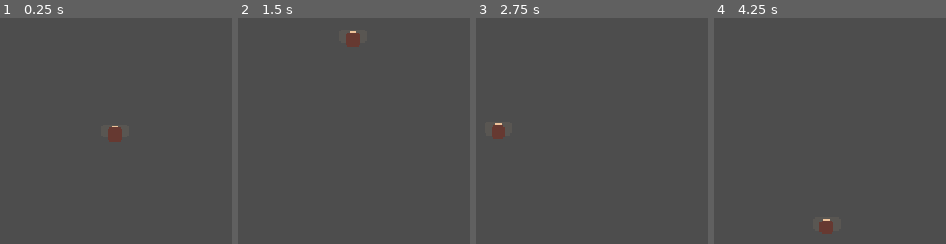
Above: before the commit, frames 1-4 (left to right).
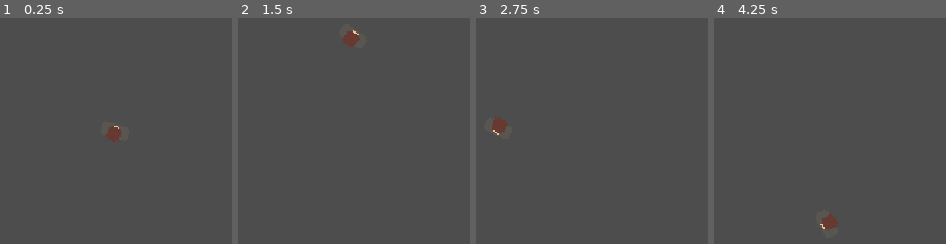
Above: after the commit, the same moments.

Repository: makryl-dev/Eleutheria
Game: Godot game, scene res://src/World/World.tscn
The game is run twice, just before and just after one commit, with the same random seed, the same clock (stepped at 60 frames per second) and the same inputs.
Inputs (mouse positions are in pixels of both pictures, inside the frame that each line leads up to):
- Up to frame 1 (0.25 s): no input
- Up to frame 2 (1.5 s): tap Enter at 0.5 s; move the mouse to (312, 221) at 0.52 s; hold W (move_up) from 0.53 s (still down); tap Space at 1.25 s; move the mouse to (outside the picture) at 1.27 s
- Up to frame 3 (2.75 s): tap Enter at 2 s; move the mouse to (outside the picture) at 2.02 s; release W (move_up) at 2.03 s; hold A (move_left) from 2.03 s (still down)
- Up to frame 4 (4.25 s): move the mouse to (869, 131) at 2.77 s; tap Space at 3.5 s; move the mouse to (outside the picture) at 3.52 s; release A (move_left) at 3.53 s; hold S (move_down) from 3.53 s (still down)

The runs differ from the first frame. In frame 1, less than 0.1% of the frame differs, in the area x 45-53%, y 47-55%; in frame 2, 0.1%; in frame 3, 0.3%; in frame 4, 0.4%, in the area x 45-54%, y 86-96%.

Commit message:
feat: add PlayerRotation component and attach it to Player

Diff:
--- a/src/Player/Player.tscn
+++ b/src/Player/Player.tscn
@@ -2,6 +2,7 @@
 
 [ext_resource type="Texture2D" uid="uid://b5m3h25irp4xh" path="res://assets/PlayerWalking.png" id="1_1ws4p"]
 [ext_resource type="Script" uid="uid://byyemf3fie7dq" path="res://src/Player/PlayerMovement.gd" id="2_rwoh2"]
+[ext_resource type="Script" uid="uid://cajpngmewmtbq" path="res://src/Player/PlayerRotation.gd" id="3_vy1tf"]
 
 [sub_resource type="AtlasTexture" id="AtlasTexture_rwoh2"]
 atlas = ExtResource("1_1ws4p")
@@ -168,3 +169,7 @@
 [node name="PlayerMovement" type="Node2D" parent="." unique_id=1493389083]
 script = ExtResource("2_rwoh2")
 metadata/_custom_type_script = "uid://byyemf3fie7dq"
+
+[node name="PlayerRotation" type="Node2D" parent="." unique_id=1041665953]
+script = ExtResource("3_vy1tf")
+metadata/_custom_type_script = "uid://cajpngmewmtbq"
--- /dev/null
+++ b/src/Player/PlayerRotation.gd
@@ -0,0 +1,14 @@
+class_name PlayerRotation
+extends Node2D
+var parent: CharacterBody2D
+
+func _ready() -> void:
+	parent = get_parent() as CharacterBody2D
+	if not parent:
+		push_error("Component parent has to be CharacterBody2D")
+
+func _physics_process(delta: float) -> void:
+	if not parent:
+		return
+
+	parent.look_at(get_global_mouse_position())
Not shown, added: src/Player/PlayerRotation.gd.uid
